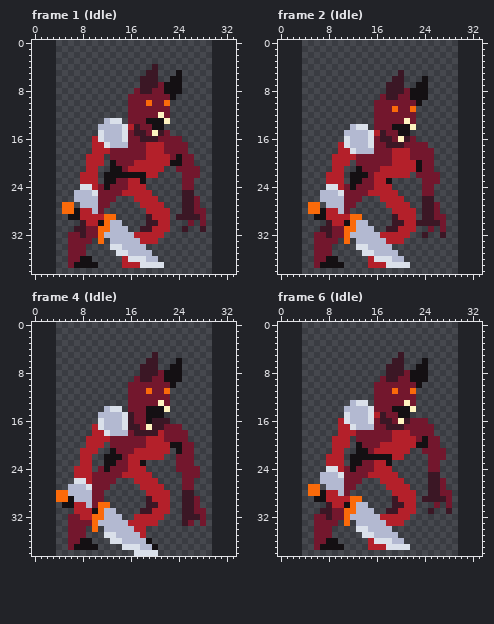
Edited in one commit: pixel-art file (Keep'EmLivin'/Assets/Art Assets/ImpCharacter.aseprite). Above: the version before the commit.
26x39 pixels, 8 frames. Shown: frame 1 (Idle), frame 2 (Idle), frame 4 (Idle), frame 6 (Idle). The old version is drawn lined up with the new one, on the new canvas. The commit also changed other frames, which this record leaves out.
Once edited:
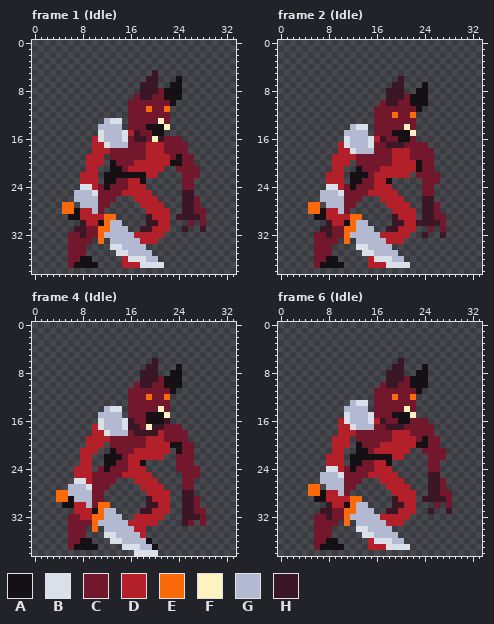
Palette (. is transparent): A #141013  B #dae0ea  C #73172d  D #b4202a  E #fa6a0a  F #fef3c0  G #b3b9d1  H #3b1725
Difference:
canvas 26x39 -> 34x39, the old top-left corner now at 4,0
--- frame 1 (Idle)
@@ x 13..26 @@
  3 ..............
- 4 .......H......
- 5 ......HH...A..
- 6 .....HHH..AA..
- 7 .....HHHCAAA..
- 8 ....CHHCCAAA..
- 9 ...CCCCCCCA...
-10 ...CCCECCE....
-11 ...CCCCCCC....
-12 ...CCCCCFC....
-13 BB.CCCAAAF....
-14 GGBDHCCAA.....
-15 GGBCHHCFHC....
-16 GGBCCHHHCCCC..
+ 4 ..............
+ 5 .......H......
+ 6 ......HH...A..
+ 7 .....HHH..AA..
+ 8 .....HHHCAAA..
+ 9 ....CHHCCAAA..
+10 ...CCCCCCCA...
+11 ...CCCECCE....
+12 ...CCCCCCC....
+13 BB.CCCCCFC....
+14 GG.CCCAAAF....
+15 GGBDHCCAA.....
+16 GGBCHHCFHCCC..
 17 GGGCCCDDDCCCC.
--- frame 2 (Idle)
@@ x 13..26 @@
  4 ..............
- 5 .......H......
- 6 ......HH...A..
- 7 .....HHH..AA..
- 8 .....HHHCAAA..
- 9 ....CHHCCAAA..
-10 ...CCCCCCCA...
-11 ...CCCECCE....
-12 ...CCCCCCC....
-13 ...CCCCCFC....
-14 BB.CCCAAAF....
-15 GGBDHCCAA.....
-16 GGBCHHCFHC....
+ 5 ..............
+ 6 .......H......
+ 7 ......HH...A..
+ 8 .....HHH..AA..
+ 9 .....HHHCAAA..
+10 ....CHHCCAAA..
+11 ...CCCCCCCA...
+12 ...CCCECCE....
+13 ...CCCCCCC....
+14 BB.CCCCCFC....
+15 GG.CCCAAAF....
+16 GGBDHCCAAC....
 17 GGBCCHHHCCCC..
--- frame 4 (Idle)
@@ x 13..26 @@
  4 ..............
- 5 .......H......
- 6 ......HH...A..
- 7 .....HHH..AA..
- 8 .....HHHCAAA..
- 9 ....CHHCCAAA..
-10 ...CCCCCCCA...
-11 ...CCCECCE....
-12 ...CCCCCCC....
-13 ...CCCCCFC....
-14 BB.CCCAAAF....
-15 GGBHCCAAA.....
-16 GGBHCCAHHH....
+ 5 ..............
+ 6 .......H......
+ 7 ......HH...A..
+ 8 .....HHH..AA..
+ 9 .....HHHCAAA..
+10 ....CHHCCAAA..
+11 ...CCCCCCCA...
+12 ...CCCECCE....
+13 ...CCCCCCC....
+14 BB.CCCCCFC....
+15 GG.CCCAAAF....
+16 GGBHCCAAAH....
 17 GGBHHCFHHCCC..
--- frame 6 (Idle)
@@ x 13..26 @@
  4 ..............
- 5 .......H......
- 6 ......HH...A..
- 7 .....HHH..AA..
- 8 .....HHHCAAA..
- 9 ....CHHCCAAA..
-10 ...CCCCCCCA...
-11 ...CCCECCE....
-12 ...CCCCCCC....
-13 BB.CCCCCFC....
-14 GGBCCCAAAF....
-15 GGBDHCCAA.....
-16 GGBCHHCFHCCC..
+ 5 ..............
+ 6 .......H......
+ 7 ......HH...A..
+ 8 .....HHH..AA..
+ 9 .....HHHCAAA..
+10 ....CHHCCAAA..
+11 ...CCCCCCCA...
+12 ...CCCECCE....
+13 BB.CCCCCCC....
+14 GG.CCCCCFC....
+15 GGBCCCAAAF....
+16 GGBDHCCAACCC..
 17 GGGCCHHHCCCCC.
